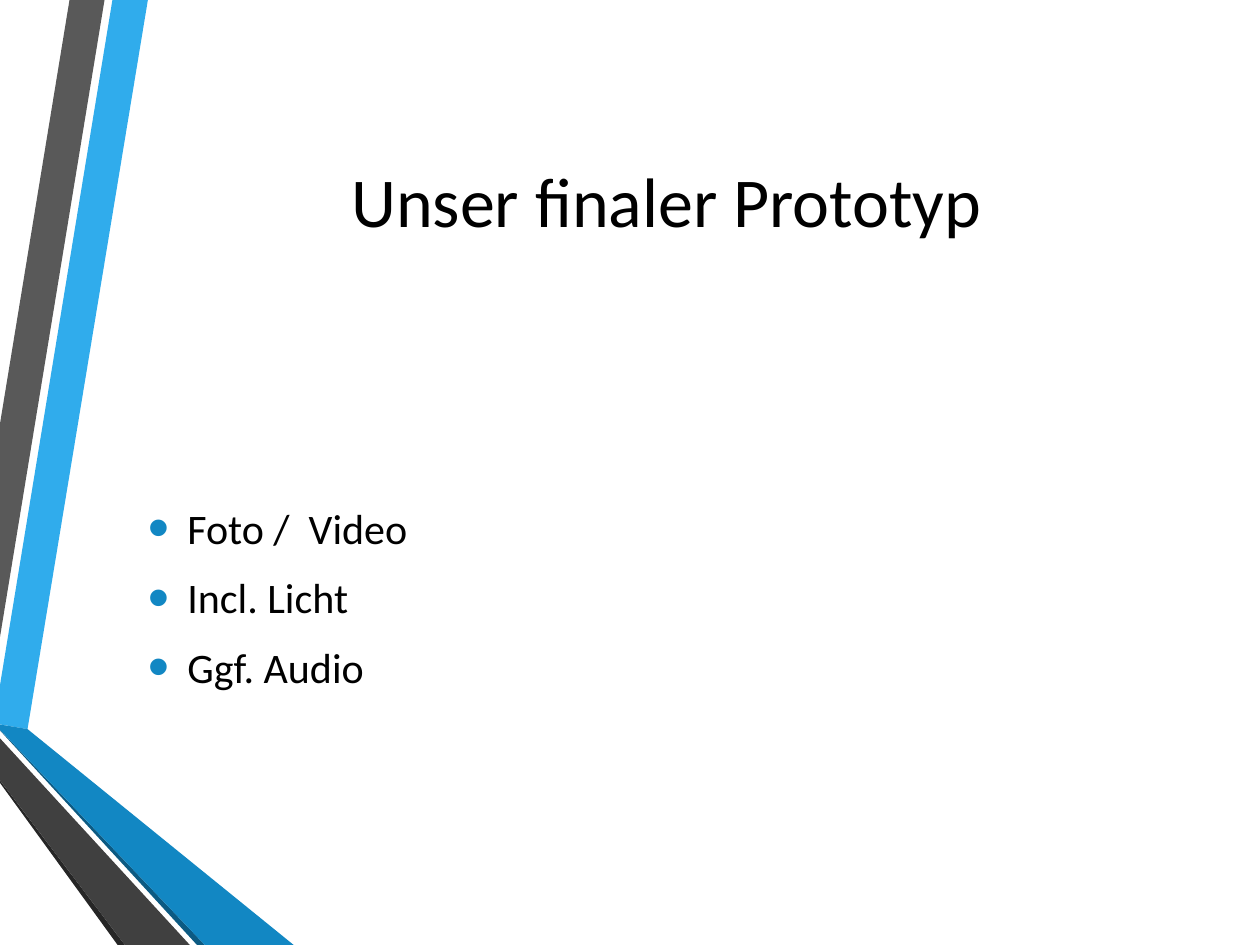
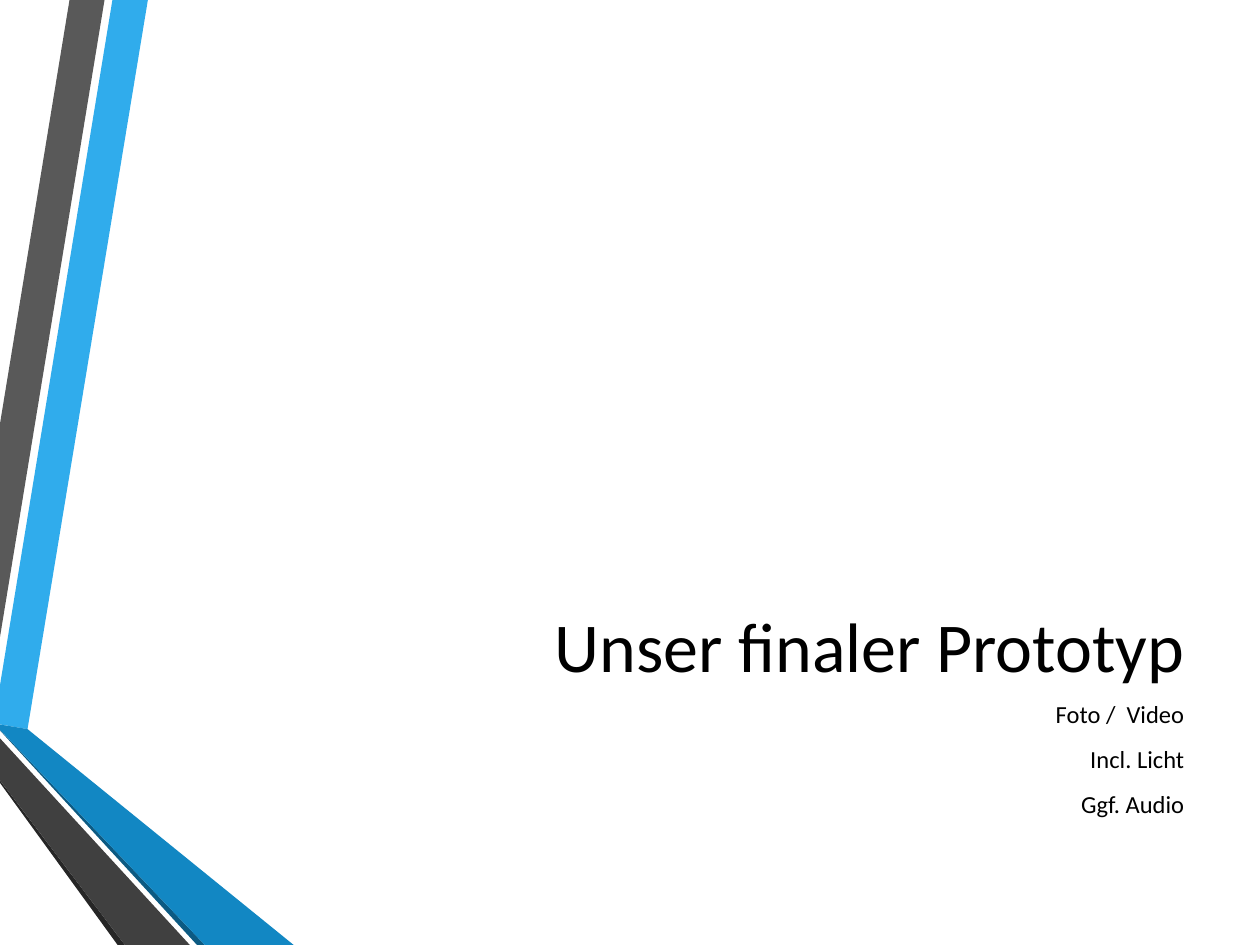
Before and after one commit to domeix/RSPiNoIR, a slide deck: slide 9 of Praesi.pptx. Drawn at 1260x945 pixels with LibreOffice and Linux fonts; fonts in the diff are those of the drawing; background and template pictures are left out. Boxes give left, top, right and bottom in pixels: in the first picture for what was removed or moved away, otherwise in the second. Text is boxed around its words. In the diff, an @@ line names an element or a change of style, - is before the commit and + after.

```diff
--- a/Praesi.pptx
+++ b/Praesi.pptx
@@ title "Unser finaler Prototyp": place and size @@
-title "Unser finaler Prototyp" at (351,178,981,239)
+title "Unser finaler Prototyp" at (554,623,1185,684)
@@ title "Unser finaler Prototyp" at (554,623,1185,684): alignment centre to right; vertical alignment middle to bottom @@
@@ text "Foto / Video": place and size @@
-text "Foto / Video" at (187,514,408,691)
+text "Foto / Video" at (1056,706,1185,818)
@@ text "Foto / Video" at (1056,706,1185,818): size 24 to 14 pt; alignment left to right; bullet • to none; less space between paragraphs; vertical alignment middle to top @@
```
Also in this commit, not shown: 8 other slides changed, 4 slides added, 1 slide removed.
